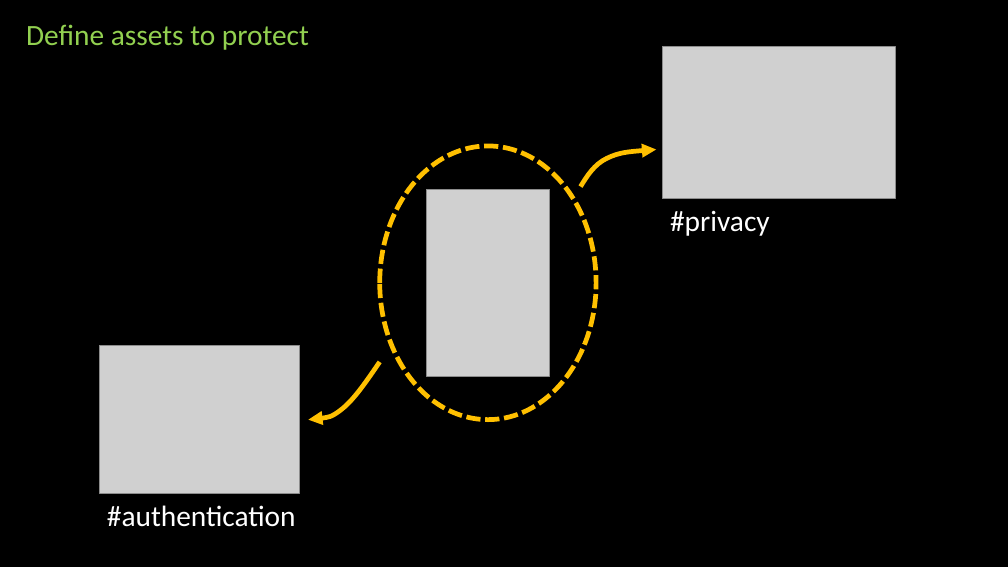
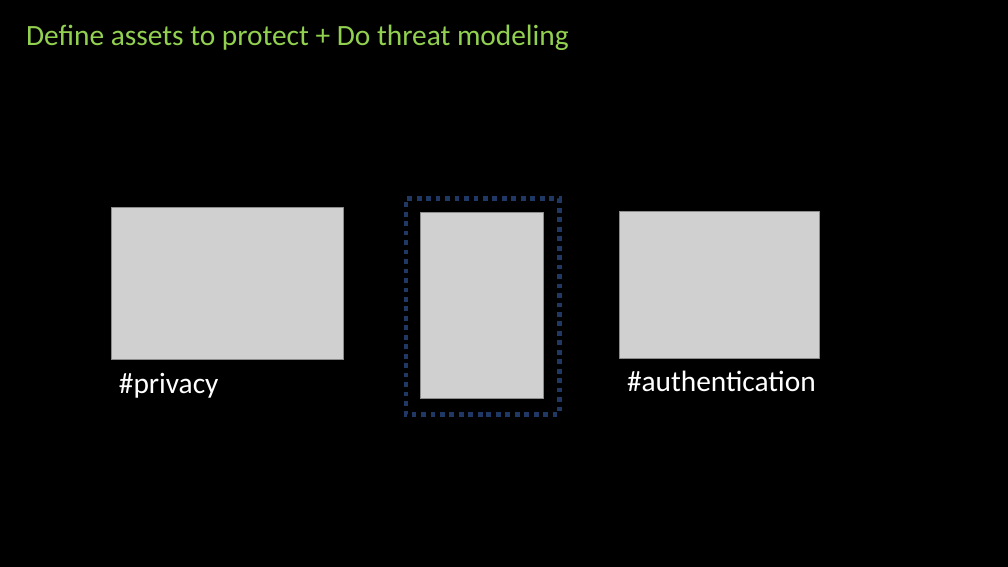
Before and after one commit to prayam/cmu_project_public_bak, a slide deck: slide 25 of docs/phase1_presentation.pptx (slide 13 before the commit). Drawn at 1008x567 pixels with LibreOffice and Linux fonts; fonts in the diff are those of the drawing; grey boxes stand for pictures. Boxes give left, top, right and bottom in pixels: in the first picture for what was removed or moved away, otherwise in the second. Text is boxed around its words. In the diff, an @@ line names an element or a change of style, - is before the commit and + after.

```diff
--- a/docs/phase1_presentation.pptx
+++ b/docs/phase1_presentation.pptx
@@ text at <box>26,24,569,50</box>: text changed @@
-Define assets to protect
+Define assets to protect + Do threat modeling
@@ ellipse removed at <box>380,146,596,420</box> @@
@@ freeform shape removed at <box>581,150,656,187</box> @@
@@ picture: place and size @@
-picture at <box>663,47,895,199</box>
+picture at <box>111,208,343,360</box>
@@ rectangle added at <box>406,199,560,414</box>, outline #203864 4.5 pt dashed @@
@@ picture: place and size @@
-picture at <box>426,190,551,377</box>
+picture at <box>420,212,544,399</box>
@@ picture: place and size @@
-picture at <box>100,346,299,494</box>
+picture at <box>620,211,820,358</box>
@@ text "#authentication": place and size @@
-text "#authentication" at <box>107,505,296,527</box>
+text "#authentication" at <box>627,370,816,392</box>
@@ text "#privacy": place and size @@
-text "#privacy" at <box>670,210,770,236</box>
+text "#privacy" at <box>119,372,219,398</box>
@@ freeform shape removed at <box>309,362,380,420</box> @@
```
Also in this commit, not shown: 8 other slides changed, 34 slides added, 1 other file.
